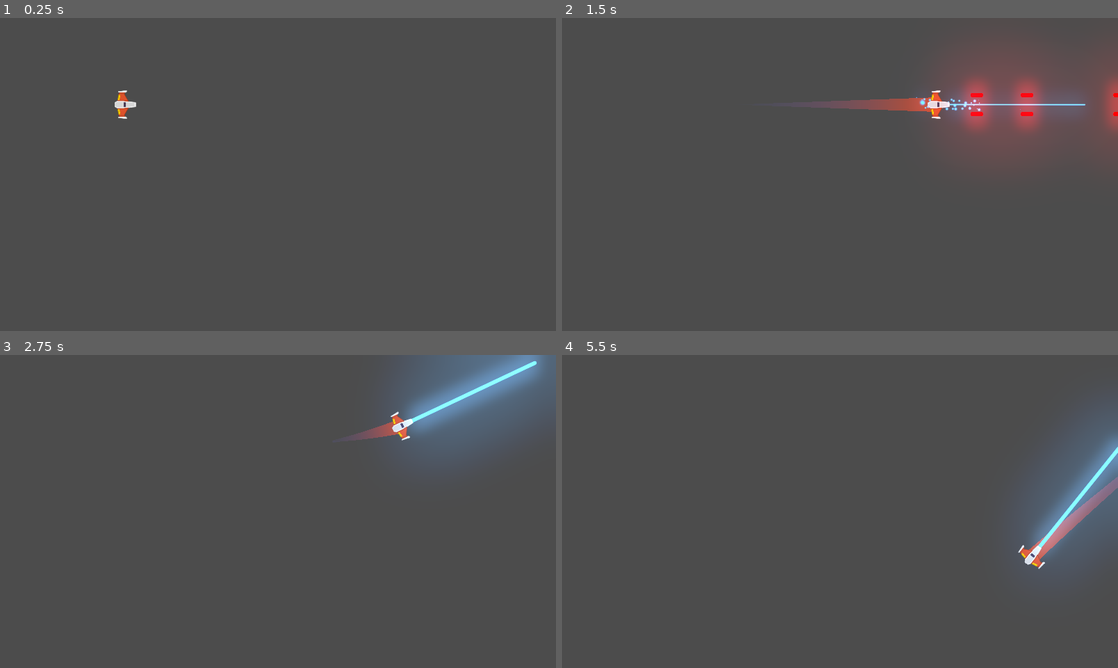
Above: before the commit, frames 1-4 (two rows, left to right).
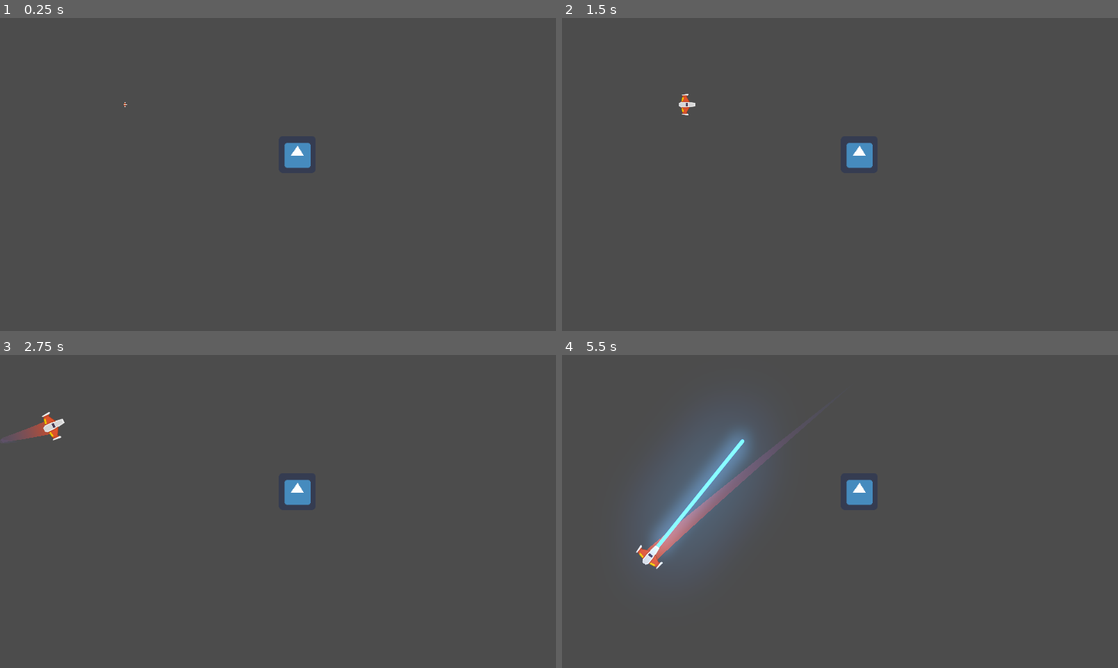
Above: after the commit, the same moments.

Repository: AdrianPerera97/Meteoritos
Game: Godot game, scene res://Juego/Niveles/NivelTest.tscn
Two runs of this game, one before a commit and one after it. Both use one fixed random seed, a clock stepped at 60 frames per second and the inputs below. The engine's default icon, where the game draws it, is replaced by a stand-in: a white triangle on a blue panel in a dark square.
Inputs (mouse positions are in pixels of both pictures, inside the frame that each line leads up to):
- Up to frame 1 (0.25 s): no input
- Up to frame 2 (1.5 s): move the mouse to (962, 158) at 0.52 s; hold W (mover_adelante) 0.53-1.28 s; hold Space (disparo_principal) 0.53-1.28 s; move the mouse to (728, 190) at 1.27 s; hold S (mover_atras) from 1.28 s (still down); right-click (728, 190) at 1.35 s
- Up to frame 3 (2.75 s): move the mouse to (333, 442) at 2.02 s; release S (mover_atras) at 2.03 s; hold W (mover_adelante) from 2.03 s (still down); hold A (rotar_antihorario) from 2.03 s (still down)
- Up to frame 4 (5.5 s): move the mouse to (812, 574) at 2.77 s; release A (rotar_antihorario) at 2.78 s; tap D (rotar_horario) at 2.85 s; move the mouse to (1006, 558) at 3.52 s; release W (mover_adelante) at 3.53 s; hold Space (disparo_principal) 3.53-4.28 s; hold S (mover_atras) from 3.53 s (still down); tap Enter at 4.25 s; move the mouse to (673, 464) at 4.27 s; right-click (673, 464) at 4.35 s; move the mouse to (867, 511) at 5.02 s; hold A (rotar_antihorario) from 5.03 s (still down)

The runs differ from the first frame. In frame 1, 0.6% of the frame differs, in the area x 20-56%, y 23-48%; in frame 2, 8.5%; in frame 3, 8.8%; in frame 4, 13%, in the area x 13-100%, y 17-69%.

Commit message:
Spawn y muerte
Agregamos animación spawn al player, agregamos animación de muerte del player y creamos un enemigo para poder visualizar dicha muerte. También agregamos sonido cuando muere el player.

Diff:
--- a/Juego/Autoloads/Eventos.gd
+++ b/Juego/Autoloads/Eventos.gd
@@ -1,3 +1,4 @@
 extends Node
 
 signal disparo(proyectil)
+signal nave_destruida(posicion,explosiones)
--- /dev/null
+++ b/Juego/Enemigos/EnemigoDummy.gd
@@ -0,0 +1,9 @@
+##class_name EnemigoDummy
+extends Node2D
+
+#var hitpoints:float = 10.0
+
+# Señales internas
+func _on_Area2D_body_entered(body: Node) -> void:
+	if body is Player:
+		body.destruir()
--- /dev/null
+++ b/Juego/Enemigos/EnemigoDummy.tscn
@@ -0,0 +1,23 @@
+[gd_scene load_steps=4 format=2]
+
+[ext_resource path="res://icon.png" type="Texture" id=1]
+[ext_resource path="res://Juego/Enemigos/EnemigoDummy.gd" type="Script" id=2]
+
+[sub_resource type="RectangleShape2D" id=1]
+extents = Vector2( 66.954, 65.0732 )
+
+[node name="EnemigoDummy" type="Node2D"]
+script = ExtResource( 2 )
+
+[node name="Area2D" type="Area2D" parent="."]
+collision_layer = 2
+collision_mask = 9
+
+[node name="CollisionShape2D" type="CollisionShape2D" parent="Area2D"]
+shape = SubResource( 1 )
+
+[node name="Sprite" type="Sprite" parent="."]
+scale = Vector2( 2, 2 )
+texture = ExtResource( 1 )
+
+[connection signal="body_entered" from="Area2D" to="." method="_on_Area2D_body_entered"]
--- /dev/null
+++ b/Juego/Explosiones/Explosion.tscn
@@ -0,0 +1,328 @@
+[gd_scene load_steps=24 format=2]
+
+[ext_resource path="res://Juego/Explosiones/sparkle.png" type="Texture" id=1]
+[ext_resource path="res://Juego/Explosiones/explosion_gradient.tres" type="Texture" id=2]
+[ext_resource path="res://Juego/Explosiones/puff.png" type="Texture" id=3]
+[ext_resource path="res://Juego/Explosiones/explosion_sound.ogg" type="AudioStream" id=4]
+[ext_resource path="res://Juego/Explosiones/puff_smooth.png" type="Texture" id=5]
+[ext_resource path="res://Juego/Explosiones/scraps_gradient.tres" type="Texture" id=6]
+
+[sub_resource type="Gradient" id=1]
+offsets = PoolRealArray( 0.0494297, 0.913043, 1 )
+colors = PoolColorArray( 0.226562, 0.217086, 0.217086, 1, 0.133333, 0.12549, 0.12549, 1, 0.133333, 0.12549, 0.12549, 0 )
+
+[sub_resource type="GradientTexture" id=2]
+gradient = SubResource( 1 )
+
+[sub_resource type="Curve" id=3]
+_data = [ Vector2( 0, 0.290223 ), 0.0, 3.6562, 0, 0, Vector2( 0.682482, 1 ), -0.0677277, -0.0677277, 0, 0, Vector2( 1, 0.554545 ), -0.29932, 0.0, 0, 0 ]
+
+[sub_resource type="CurveTexture" id=4]
+curve = SubResource( 3 )
+
+[sub_resource type="ParticlesMaterial" id=5]
+emission_shape = 1
+emission_sphere_radius = 40.0
+flag_disable_z = true
+spread = 180.0
+gravity = Vector3( 0, 0, 0 )
+initial_velocity = 80.0
+initial_velocity_random = 0.6
+angular_velocity = 40.0
+orbit_velocity = 0.0
+orbit_velocity_random = 0.0
+damping = 40.0
+damping_random = 0.5
+angle = 360.0
+angle_random = 1.0
+scale = 2.6
+scale_random = 0.5
+scale_curve = SubResource( 4 )
+color_ramp = SubResource( 2 )
+
+[sub_resource type="Curve" id=6]
+_data = [ Vector2( 0, 0.377273 ), 0.0, 2.60769, 0, 0, Vector2( 0.761062, 0.986364 ), 0.0, 0.0, 0, 0, Vector2( 1, 0.322727 ), -0.564845, 0.0, 0, 0 ]
+
+[sub_resource type="CurveTexture" id=7]
+curve = SubResource( 6 )
+
+[sub_resource type="ParticlesMaterial" id=8]
+trail_divisor = 50
+emission_shape = 1
+emission_sphere_radius = 15.0
+flag_disable_z = true
+spread = 180.0
+gravity = Vector3( 0, 0, 0 )
+initial_velocity = 1000.0
+initial_velocity_random = 0.4
+orbit_velocity = 0.3
+orbit_velocity_random = 1.0
+tangential_accel = 1000.0
+tangential_accel_random = 1.0
+damping = 1500.0
+scale = 0.2
+scale_random = 0.2
+scale_curve = SubResource( 7 )
+color_ramp = ExtResource( 6 )
+
+[sub_resource type="Curve" id=9]
+_data = [ Vector2( 0, 0.0409091 ), 0.0, 8.35303, 0, 0, Vector2( 0.251678, 1 ), 0.0, 0.0, 0, 0, Vector2( 0.993289, 0.0136364 ), 0.0, 0.0, 0, 0 ]
+
+[sub_resource type="CurveTexture" id=10]
+curve = SubResource( 9 )
+
+[sub_resource type="ParticlesMaterial" id=11]
+flag_disable_z = true
+spread = 180.0
+gravity = Vector3( 0, 0, 0 )
+initial_velocity = 350.0
+initial_velocity_random = 0.5
+angular_velocity = 80.0
+angular_velocity_random = 0.8
+orbit_velocity = 0.0
+orbit_velocity_random = 0.0
+damping = 100.0
+damping_random = 0.85
+angle = 220.0
+angle_random = 1.0
+scale = 2.0
+scale_random = 0.2
+scale_curve = SubResource( 10 )
+color_ramp = ExtResource( 2 )
+
+[sub_resource type="Gradient" id=12]
+offsets = PoolRealArray( 0, 0.130909, 0.345455, 0.607273, 1 )
+colors = PoolColorArray( 1, 1, 1, 1, 1, 0.648972, 0.164062, 1, 1, 0.475624, 0.136719, 1, 0.888672, 0.17704, 0.17704, 1, 0.203922, 0.203922, 0.203922, 1 )
+
+[sub_resource type="GradientTexture" id=13]
+gradient = SubResource( 12 )
+
+[sub_resource type="Curve" id=14]
+_data = [ Vector2( 0, 0 ), 0.0, 0.0, 0, 0, Vector2( 0.483222, 1 ), 0.0, 0.0, 0, 0, Vector2( 1, 0 ), 0.0, 0.0, 0, 0 ]
+
+[sub_resource type="CurveTexture" id=15]
+curve = SubResource( 14 )
+
+[sub_resource type="ParticlesMaterial" id=16]
+lifetime_randomness = 0.6
+emission_shape = 1
+emission_sphere_radius = 50.0
+flag_disable_z = true
+spread = 180.0
+gravity = Vector3( 0, 0, 0 )
+orbit_velocity = 0.0
+orbit_velocity_random = 0.0
+radial_accel = 200.0
+radial_accel_random = 0.3
+tangential_accel = 100.0
+scale = 0.1
+scale_random = 0.3
+scale_curve = SubResource( 15 )
+color_ramp = SubResource( 13 )
+
+[sub_resource type="Animation" id=17]
+length = 3.0
+step = 0.05
+tracks/0/type = "value"
+tracks/0/path = NodePath("FireBurstParticles2D:emitting")
+tracks/0/interp = 1
+tracks/0/loop_wrap = true
+tracks/0/imported = false
+tracks/0/enabled = true
+tracks/0/keys = {
+"times": PoolRealArray( 0, 0.5 ),
+"transitions": PoolRealArray( 1, 1 ),
+"update": 1,
+"values": [ true, false ]
+}
+tracks/1/type = "value"
+tracks/1/path = NodePath("SparkleParticles2D:emitting")
+tracks/1/interp = 1
+tracks/1/loop_wrap = true
+tracks/1/imported = false
+tracks/1/enabled = true
+tracks/1/keys = {
+"times": PoolRealArray( 0, 0.5 ),
+"transitions": PoolRealArray( 1, 1 ),
+"update": 1,
+"values": [ true, false ]
+}
+tracks/2/type = "value"
+tracks/2/path = NodePath("SmokeParticles2D:emitting")
+tracks/2/interp = 1
+tracks/2/loop_wrap = true
+tracks/2/imported = false
+tracks/2/enabled = true
+tracks/2/keys = {
+"times": PoolRealArray( 0, 0.5 ),
+"transitions": PoolRealArray( 1, 1 ),
+"update": 1,
+"values": [ true, false ]
+}
+tracks/3/type = "value"
+tracks/3/path = NodePath("FireTrails/FireTrailParticles2D5:emitting")
+tracks/3/interp = 1
+tracks/3/loop_wrap = true
+tracks/3/imported = false
+tracks/3/enabled = true
+tracks/3/keys = {
+"times": PoolRealArray( 0, 0.5 ),
+"transitions": PoolRealArray( 1, 1 ),
+"update": 1,
+"values": [ true, false ]
+}
+tracks/4/type = "value"
+tracks/4/path = NodePath("FireTrails/FireTrailParticles2D4:emitting")
+tracks/4/interp = 1
+tracks/4/loop_wrap = true
+tracks/4/imported = false
+tracks/4/enabled = true
+tracks/4/keys = {
+"times": PoolRealArray( 0.05, 0.55 ),
+"transitions": PoolRealArray( 1, 1 ),
+"update": 1,
+"values": [ true, false ]
+}
+tracks/5/type = "value"
+tracks/5/path = NodePath("FireTrails/FireTrailParticles2D3:emitting")
+tracks/5/interp = 1
+tracks/5/loop_wrap = true
+tracks/5/imported = false
+tracks/5/enabled = true
+tracks/5/keys = {
+"times": PoolRealArray( 0.1, 0.6 ),
+"transitions": PoolRealArray( 1, 1 ),
+"update": 1,
+"values": [ true, false ]
+}
+tracks/6/type = "value"
+tracks/6/path = NodePath("FireTrails/FireTrailParticles2D2:emitting")
+tracks/6/interp = 1
+tracks/6/loop_wrap = true
+tracks/6/imported = false
+tracks/6/enabled = true
+tracks/6/keys = {
+"times": PoolRealArray( 0.15, 0.65 ),
+"transitions": PoolRealArray( 1, 1 ),
+"update": 1,
+"values": [ true, false ]
+}
+tracks/7/type = "value"
+tracks/7/path = NodePath("FireTrails/FireTrailParticles2D:emitting")
+tracks/7/interp = 1
+tracks/7/loop_wrap = true
+tracks/7/imported = false
+tracks/7/enabled = true
+tracks/7/keys = {
+"times": PoolRealArray( 0, 0.5 ),
+"transitions": PoolRealArray( 1, 1 ),
+"update": 1,
+"values": [ true, false ]
+}
+tracks/8/type = "value"
+tracks/8/path = NodePath("ExplosionSFX:playing")
+tracks/8/interp = 1
+tracks/8/loop_wrap = true
+tracks/8/imported = false
+tracks/8/enabled = true
+tracks/8/keys = {
+"times": PoolRealArray( 0 ),
+"transitions": PoolRealArray( 1 ),
+"update": 1,
+"values": [ true ]
+}
+
+[node name="Explosion" type="Node2D"]
+z_index = 1
+z_as_relative = false
+
+[node name="SmokeParticles2D" type="Particles2D" parent="."]
+amount = 16
+lifetime = 3.0
+preprocess = 0.6
+explosiveness = 0.6
+local_coords = false
+process_material = SubResource( 5 )
+texture = ExtResource( 3 )
+
+[node name="FireTrails" type="Node2D" parent="."]
+
+[node name="FireTrailParticles2D" type="Particles2D" parent="FireTrails"]
+modulate = Color( 1.2, 1.2, 1.2, 1 )
+amount = 50
+lifetime = 0.5
+randomness = 0.5
+local_coords = false
+process_material = SubResource( 8 )
+texture = ExtResource( 5 )
+
+[node name="FireTrailParticles2D2" type="Particles2D" parent="FireTrails"]
+modulate = Color( 1.2, 1.2, 1.2, 1 )
+emitting = false
+amount = 50
+lifetime = 0.5
+randomness = 0.5
+local_coords = false
+draw_order = 1
+process_material = SubResource( 8 )
+texture = ExtResource( 5 )
+
+[node name="FireTrailParticles2D3" type="Particles2D" parent="FireTrails"]
+modulate = Color( 1.2, 1.2, 1.2, 1 )
+emitting = false
+amount = 50
+lifetime = 0.5
+randomness = 0.5
+local_coords = false
+draw_order = 1
+process_material = SubResource( 8 )
+texture = ExtResource( 5 )
+
+[node name="FireTrailParticles2D4" type="Particles2D" parent="FireTrails"]
+modulate = Color( 1.2, 1.2, 1.2, 1 )
+emitting = false
+amount = 50
+lifetime = 0.5
+randomness = 0.5
+local_coords = false
+draw_order = 1
+process_material = SubResource( 8 )
+texture = ExtResource( 5 )
+
+[node name="FireTrailParticles2D5" type="Particles2D" parent="FireTrails"]
+modulate = Color( 1.2, 1.2, 1.2, 1 )
+amount = 50
+lifetime = 0.5
+randomness = 0.5
+local_coords = false
+draw_order = 1
+process_material = SubResource( 8 )
+texture = ExtResource( 5 )
+
+[node name="FireBurstParticles2D" type="Particles2D" parent="."]
+modulate = Color( 1.2, 1.2, 1.2, 1 )
+amount = 64
+lifetime = 0.5
+explosiveness = 0.3
+randomness = 1.0
+local_coords = false
+draw_order = 1
+process_material = SubResource( 11 )
+texture = ExtResource( 3 )
+
+[node name="SparkleParticles2D" type="Particles2D" parent="."]
+modulate = Color( 1.2, 1.2, 1.2, 1 )
+amount = 32
+explosiveness = 0.2
+randomness = 1.0
+process_material = SubResource( 16 )
+texture = ExtResource( 1 )
+
+[node name="AnimationPlayer" type="AnimationPlayer" parent="."]
+autoplay = "Explode"
+anims/Explode = SubResource( 17 )
+
+[node name="ExplosionSFX" type="AudioStreamPlayer2D" parent="."]
+position = Vector2( -2, 0 )
+stream = ExtResource( 4 )
+bus = "SFX"
--- /dev/null
+++ b/Juego/Explosiones/explosion_gradient.tres
@@ -0,0 +1,8 @@
+[gd_resource type="GradientTexture" load_steps=2 format=2]
+
+[sub_resource type="Gradient" id=1]
+offsets = PoolRealArray( 0, 0.256158, 0.596059, 0.842365, 1 )
+colors = PoolColorArray( 0.831373, 0.219608, 0.219608, 0, 0.831373, 0.219608, 0.219608, 1, 0.980392, 0.419608, 0.211765, 1, 1, 0.788235, 0.309804, 1, 1, 1, 1, 1 )
+
+[resource]
+gradient = SubResource( 1 )
--- /dev/null
+++ b/Juego/Explosiones/explosion_gradient_2.tres
@@ -0,0 +1,8 @@
+[gd_resource type="GradientTexture" load_steps=2 format=2]
+
+[sub_resource type="Gradient" id=1]
+offsets = PoolRealArray( 0, 0.0945455, 0.181818, 0.389091, 0.570909, 0.865455 )
+colors = PoolColorArray( 0.976471, 0.878431, 0.705882, 0, 0.97568, 0.84943, 0.605487, 1, 0.972656, 0.754792, 0.26258, 1, 1, 0.45265, 0.155894, 1, 0.831373, 0.219608, 0.219608, 1, 0.258824, 0.25098, 0.25098, 1 )
+
+[resource]
+gradient = SubResource( 1 )
--- /dev/null
+++ b/Juego/Explosiones/scraps_gradient.tres
@@ -0,0 +1,8 @@
+[gd_resource type="GradientTexture" load_steps=2 format=2]
+
+[sub_resource type="Gradient" id=1]
+offsets = PoolRealArray( 0, 0.155894, 0.505017, 0.8327, 1 )
+colors = PoolColorArray( 0.258824, 0.25098, 0.25098, 1, 0.722656, 0.118153, 0.118153, 1, 0.855469, 0.323879, 0.126857, 1, 1, 0.788235, 0.309804, 0.717647, 1, 1, 1, 0 )
+
+[resource]
+gradient = SubResource( 1 )
--- a/Juego/Naves/Player/Player.gd
+++ b/Juego/Naves/Player/Player.gd
@@ -1,4 +1,8 @@
+class_name Player
 extends RigidBody2D
+
+#Enums
+enum ESTADO{SPAWN,VIVO,INVENCIBLE,MUERTO}
 
 # Atributos export
 export var potencia_motor:int =50
@@ -8,14 +12,47 @@
 # Atributos
 var empuje:Vector2=Vector2.ZERO
 var dir_rotacion:int=0
+var estado_actual:int=ESTADO.SPAWN
 
 #Atributos onready
 onready var canion:Canion=$Canion
 onready var laser:RayoLaser=$LaserBeam2D
 onready var estela:Estela=$EstelaPuntoInicio/Trail2D
 onready var motor_sfx:Motor=$MotorSFX
+onready var colisionador:CollisionShape2D=$CollisionShape2D
+
+#Metodos Custom
+func controlador_estados(nuevo_estado:int)-> void:
+	match nuevo_estado:
+		ESTADO.SPAWN:
+			colisionador.set_deferred("disabled",true)
+			canion.set_puede_disparar(false)
+		ESTADO.VIVO:
+			colisionador.set_deferred("disabled",false)
+			canion.set_puede_disparar(true)
+		ESTADO.INVENCIBLE:
+			colisionador.set_deferred("disabled",true)
+		ESTADO.MUERTO:
+			colisionador.set_deferred("disabled",true)
+			canion.set_puede_disparar(false)
+			Eventos.emit_signal("nave_destruida",global_position,3)
+			queue_free()
+		_:
+			printerr("Error de estado")
+	estado_actual=nuevo_estado
+
+func esta_input_activo()-> bool:
+	if estado_actual in [ESTADO.MUERTO,ESTADO.SPAWN]:
+		return false
+	return true
+
+func destruir() -> void:
+	controlador_estados(ESTADO.MUERTO)
 
 # Metodos
+func _ready() -> void:
+	controlador_estados(estado_actual)
+
 func _integrate_forces(state: Physics2DDirectBodyState) -> void:
 	apply_central_impulse(empuje.rotated(rotation))
 	apply_torque_impulse(dir_rotacion*potencia_motor)
@@ -24,6 +61,8 @@
 	player_input()
 
 func player_input() -> void:
+	if not esta_input_activo():
+		return
 	#Empuje
 	empuje=Vector2.ZERO
 	if Input.is_action_pressed("mover_adelante"):
@@ -46,6 +85,8 @@
 		canion.set_esta_disparando(false)
 
 func _unhandled_input(event: InputEvent) -> void:
+	if not esta_input_activo():
+		return
 	#Disparo Rayo
 	if event.is_action_pressed("disparo_secundario"):
 		laser.set_is_casting(true)
@@ -61,3 +102,8 @@
 
 	if (event.is_action_released("mover_adelante") or event.is_action_released("mover_atras")):
 		motor_sfx.sonido_off()
+
+##Señales internas
+func _on_AnimationPlayer_animation_finished(anim_name: String) -> void:
+	if anim_name=="spawn":
+		controlador_estados(ESTADO.VIVO)
--- a/Juego/Naves/Player/Player.tscn
+++ b/Juego/Naves/Player/Player.tscn
@@ -10,6 +10,23 @@
 
 [sub_resource type="CircleShape2D" id=1]
 radius = 37.7376
+
+[sub_resource type="Animation" id=2]
+resource_name = "spawn"
+length = 1.6
+step = 0.2
+tracks/0/type = "value"
+tracks/0/path = NodePath("Sprite:scale")
+tracks/0/interp = 1
+tracks/0/loop_wrap = true
+tracks/0/imported = false
+tracks/0/enabled = true
+tracks/0/keys = {
+"times": PoolRealArray( 0, 0.8, 1, 1.2, 1.4, 1.6 ),
+"transitions": PoolRealArray( 1, 1, 1, 1, 1, 1 ),
+"update": 0,
+"values": [ Vector2( 0, 0 ), Vector2( 0.5, 0.5 ), Vector2( 0.8, 0.8 ), Vector2( 0.3, 0.3 ), Vector2( 0.5, 0.5 ), Vector2( 1, 1 ) ]
+}
 
 [node name="Player" type="RigidBody2D"]
 z_index = 50
@@ -52,4 +69,10 @@
 
 [node name="MotorSFX" parent="." instance=ExtResource( 7 )]
 
+[node name="AnimationPlayer" type="AnimationPlayer" parent="."]
+autoplay = "spawn"
+anims/spawn = SubResource( 2 )
+
+[connection signal="animation_finished" from="AnimationPlayer" to="." method="_on_AnimationPlayer_animation_finished"]
+
 [editable path="Canion"]
--- a/Juego/Niveles/Nivel.gd
+++ b/Juego/Niveles/Nivel.gd
@@ -1,6 +1,8 @@
 class_name Nivel
 extends Node2D
 
+#Atributos Export
+export var explosion:PackedScene=null
 #Atributos onready
 onready var contenedor_proyectiles:Node
 
@@ -12,6 +14,7 @@
 #Metodos custom
 func conectar_seniales()-> void:
 	Eventos.connect("disparo",self,"_on_disparo")
+	Eventos.connect("nave_destruida",self,"_on_nave_destruida")
 
 func crear_contenedores()-> void:
 	contenedor_proyectiles=Node.new()
@@ -20,3 +23,10 @@
 
 func _on_disparo(proyectil:Proyectil) -> void:
 	contenedor_proyectiles.add_child(proyectil)
+
+func _on_nave_destruida(posicion: Vector2, num_explosiones:int)-> void:
+	for i in range(num_explosiones):
+		var new_explosion:Node2D=explosion.instance()
+		new_explosion.global_position=posicion
+		add_child(new_explosion)
+		yield(get_tree().create_timer(0.6),"timeout")
--- a/Juego/Niveles/NivelTest.tscn
+++ b/Juego/Niveles/NivelTest.tscn
@@ -1,12 +1,15 @@
-[gd_scene load_steps=4 format=2]
+[gd_scene load_steps=6 format=2]
 
 [ext_resource path="res://Juego/Naves/Player/Player.tscn" type="PackedScene" id=1]
 [ext_resource path="res://default_env.tres" type="Environment" id=2]
+[ext_resource path="res://Juego/Explosiones/Explosion.tscn" type="PackedScene" id=3]
 [ext_resource path="res://Juego/Niveles/Nivel.gd" type="Script" id=4]
+[ext_resource path="res://Juego/Enemigos/EnemigoDummy.tscn" type="PackedScene" id=5]
 
 [node name="NivelTest" type="Node2D"]
 position = Vector2( 496.162, 299.173 )
 script = ExtResource( 4 )
+explosion = ExtResource( 3 )
 
 [node name="Player" parent="." instance=ExtResource( 1 )]
 position = Vector2( -63.7639, -0.290016 )
@@ -15,3 +18,7 @@
 
 [node name="WorldEnvironment" type="WorldEnvironment" parent="."]
 environment = ExtResource( 2 )
+
+[node name="EnemigoDummy" parent="." instance=ExtResource( 5 )]
+position = Vector2( 530.52, 171.864 )
+z_as_relative = false
--- a/Juego/Proyectiles/Canion.gd
+++ b/Juego/Proyectiles/Canion.gd
@@ -12,6 +12,7 @@
 onready var disparo_sfx:AudioStreamPlayer2D=$DisparoSFX
 onready var esta_enfriado:bool=true
 onready var esta_disparando:bool=false setget set_esta_disparando
+onready var puede_disparar:bool=false setget set_puede_disparar
 
 #Atributos
 var puntos_disparo:Array=[]
@@ -19,6 +20,9 @@
 # Setters y Getters
 func set_esta_disparando(disparando:bool)->void:
 	esta_disparando=disparando
+
+func set_puede_disparar(duenio_puede:bool)->void:
+	puede_disparar=duenio_puede
 
 #Metodos
 func _ready() -> void:
--- a/project.godot
+++ b/project.godot
@@ -29,6 +29,11 @@
 "language": "GDScript",
 "path": "res://Juego/Niveles/Nivel.gd"
 }, {
+"base": "RigidBody2D",
+"class": "Player",
+"language": "GDScript",
+"path": "res://Juego/Naves/Player/Player.gd"
+}, {
 "base": "Area2D",
 "class": "Proyectil",
 "language": "GDScript",
@@ -44,6 +49,7 @@
 "Estela": "",
 "Motor": "",
 "Nivel": "",
+"Player": "",
 "Proyectil": "",
 "RayoLaser": ""
 }
@@ -68,6 +74,12 @@
 window/size/test_height=720
 window/stretch/mode="2d"
 window/stretch/aspect="keep"
+
+[importer_defaults]
+
+mp3={
+"loop": false
+}
 
 [input]
 
Not shown, added: Juego/Explosiones/explosion_sound.ogg.import
Binary file added: Juego/Explosiones/puff.png
Not shown, added: Juego/Explosiones/puff.png.import
Binary file added: Juego/Explosiones/puff_smooth.png
Not shown, added: Juego/Explosiones/puff_smooth.png.import
Binary file added: Juego/Explosiones/sparkle.png
Not shown, added: Juego/Explosiones/sparkle.png.import
Not shown: 1 places in Juego/Naves/Player/Player.tscn that only renumber resources
Not shown, added: Juego/Explosiones/explosion_sound.ogg
